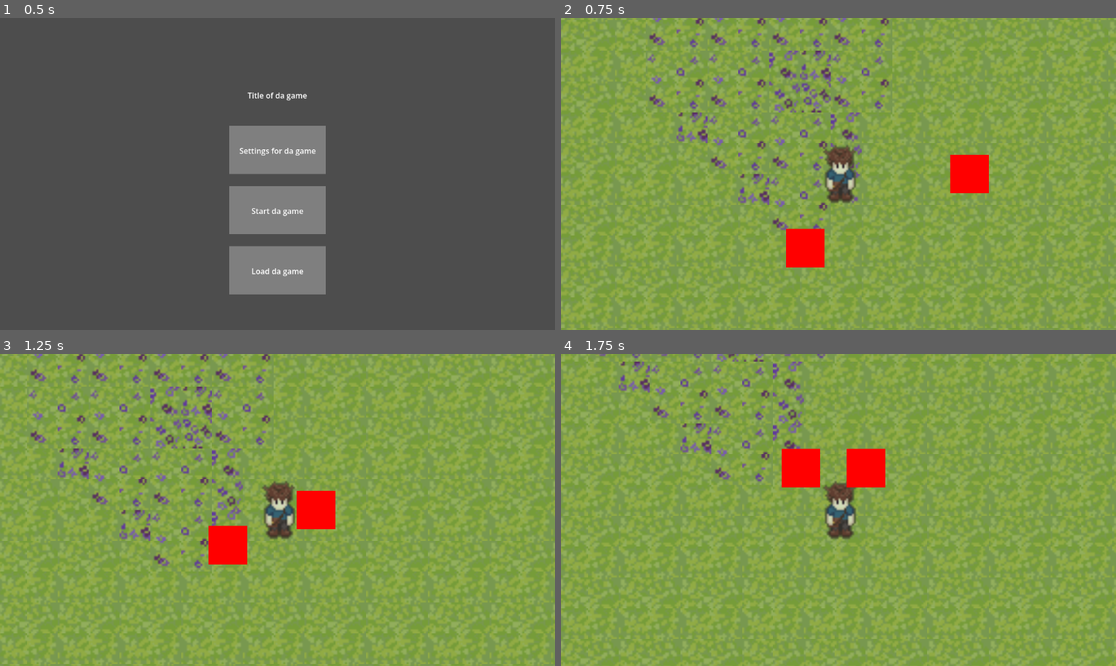
Above: before the commit, frames 1-4 (two rows, left to right).
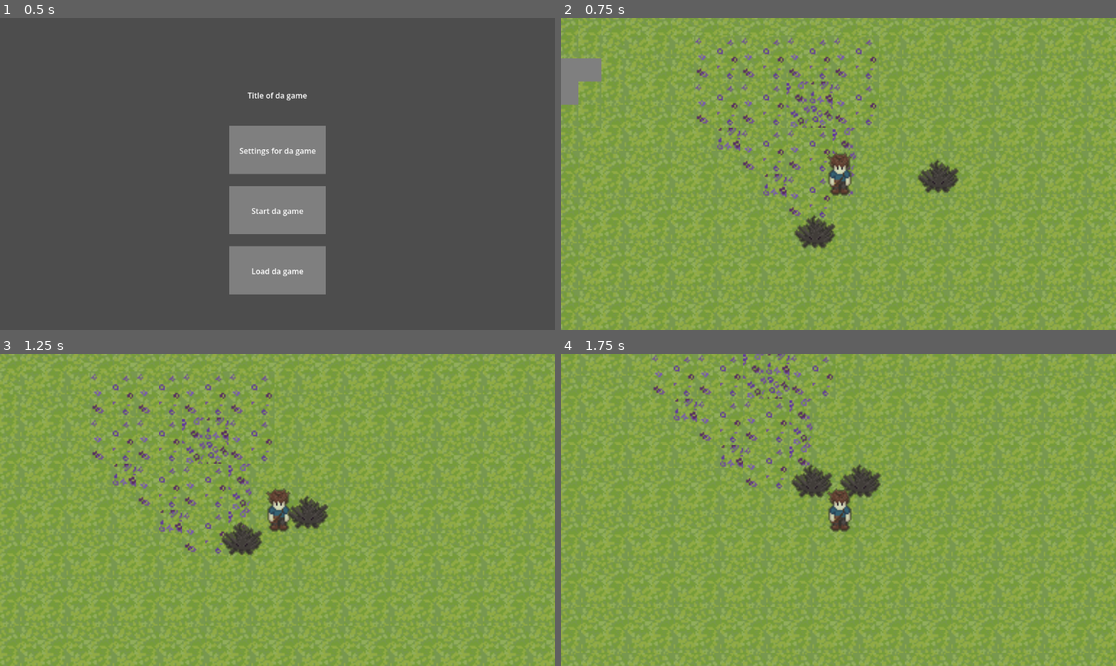
Above: after the commit, the same moments.

Repository: justin-swenson111/2d_Game
Game: Godot game, scene res://scenes/mainMenu.tscn
Two runs of this game, one before a commit and one after it. Both use one fixed random seed, a clock stepped at 60 frames per second and the inputs below.
Inputs (mouse positions are in pixels of both pictures, inside the frame that each line leads up to):
- Up to frame 1 (0.5 s): no input
- Up to frame 2 (0.75 s): tap Enter (start) at 0.5 s; move the mouse to (960, 158) at 0.52 s; press the mouse at (960, 158) at 0.53 s; hold D (right) from 0.53 s (still down)
- Up to frame 3 (1.25 s): keep holding D (right); tap Enter (start) at 0.8 s
- Up to frame 4 (1.75 s): move the mouse to (727, 525) at 1.27 s; release D (right) at 1.28 s; release the mouse at (727, 525) at 1.28 s; hold S (down) from 1.28 s (still down); tap Enter (start) at 1.35 s; click (727, 525) at 1.55 s

Frame 1 is identical in both runs. In frame 2, 24% of the frame differs, in the area x 0-100%, y 0-100%; in frame 3, 22%; in frame 4, 21%.

Commit message:
added bweh

Diff:
--- a/new-game-project/objects/enemy.tscn
+++ b/new-game-project/objects/enemy.tscn
@@ -1,7 +1,7 @@
 [gd_scene format=3 uid="uid://4oovtax3voq0"]
 
 [ext_resource type="Script" uid="uid://cd2dj742ybtwn" path="res://scripts/enemy.gd" id="1_4gyqm"]
-[ext_resource type="Texture2D" uid="uid://dilk6v51gnj3l" path="res://sprites/Enemy.png" id="2_qi2p4"]
+[ext_resource type="Texture2D" uid="uid://bcdnbwaabpkmm" path="res://sprites/bweh.png" id="2_7jlpp"]
 
 [sub_resource type="RectangleShape2D" id="RectangleShape2D_trn2v"]
 
@@ -17,7 +17,7 @@
 shape = SubResource("RectangleShape2D_trn2v")
 
 [node name="Sprite2D" type="Sprite2D" parent="." unique_id=1004811504]
-texture = ExtResource("2_qi2p4")
+texture = ExtResource("2_7jlpp")
 
 [node name="NavigationAgent2D" type="NavigationAgent2D" parent="." unique_id=1934326883]
 target_desired_distance = 4.0
--- a/new-game-project/scenes/Main.tscn
+++ b/new-game-project/scenes/Main.tscn
@@ -119,7 +119,7 @@
 disabled = true
 
 [node name="Camera2D" type="Camera2D" parent="player" unique_id=1970411111]
-zoom = Vector2(4, 4)
+zoom = Vector2(3, 3)
 
 [node name="Enemy" parent="." unique_id=1783438828 instance=ExtResource("5_q8u5g")]
 position = Vector2(100, 0)
Binary file added: new-game-project/sprites/bweh.png
Not shown, added: new-game-project/sprites/bweh.png.import
